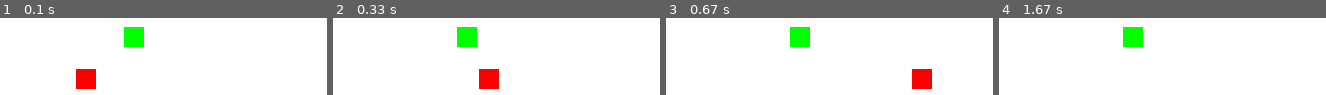
Above: before the commit, frames 1-4 (left to right).
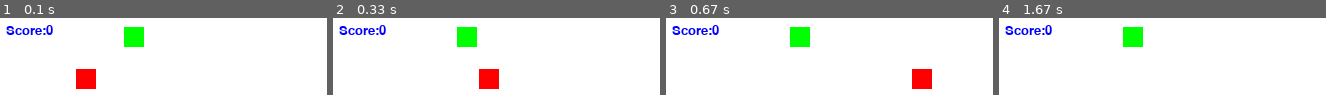
Above: after the commit, the same moments.

Repository: Shaswat125/Snake_pygame
Game: pygame game, started from Snake_game.py
The game is run twice, just before and just after one commit, with the same random seed, the same clock (stepped at 60 frames per second) and the same inputs.
Inputs:
- Up to frame 1 (0.1 s): no input
- Up to frame 2 (0.33 s): no input
- Up to frame 3 (0.67 s): no input
- Up to frame 4 (1.67 s): hold Up 0.83-1.3 s

The runs differ from the first frame. In frame 1, 1.1% of the frame differs, in the area x 1-17%, y 9-23%; in frame 2, 1.1%; in frame 3, 1.1%; in frame 4, 1.1%.

Commit message:
Score Display On Game Window Only and enchanced food eating

Diff:
--- a/Snake_game.py
+++ b/Snake_game.py
@@ -5,7 +5,7 @@
 height=600
 ##Game window
 gameWindow=pygame.display.set_mode((width, height))
-pygame.display.set_caption("Shaswat's Snake game")
+pygame.display.set_caption("MIck's Snake game")
 pygame.display.update()
 ##Game specific varibles
 exit_game=False
@@ -18,6 +18,11 @@
 in_velocity=5
 speed_x=5
 speed_y=0##we give speed or velocity to our snake
+##lets make score print on display board
+font=pygame.font.SysFont(None,20)
+def text_screen(text,color,x,y):
+    screen=font.render(text,True,color)##this take 3 variables and print in
+    gameWindow.blit(screen,(x,y))##blit func prints in on screen
 
 ##lets make food for our snake random function returns random variable between a nad b
 food_x=random.randint(10,width/2)
@@ -67,7 +72,8 @@
 ##        x=0
     #window color
     gameWindow.fill(white)
-
+    text_screen("Score:"+str(score),blue,15,15)
+    ##prints score on display
 
     ##Making head of snake
     pygame.draw.rect(gameWindow, red, [x,y,sn_size,sn_size])
@@ -76,7 +82,7 @@
     pygame.draw.rect(gameWindow, green, [food_x,food_y,sn_size,sn_size])
     if abs(x-food_x)<15 and abs(y-food_y)<15:
         score+=10
-        print("Score:", score)
+        ##print("Score:", score)
         food_x=random.randint(10,width/1.5)
         food_y=random.randint(10,height/2)
     ##how many frames in one sec
